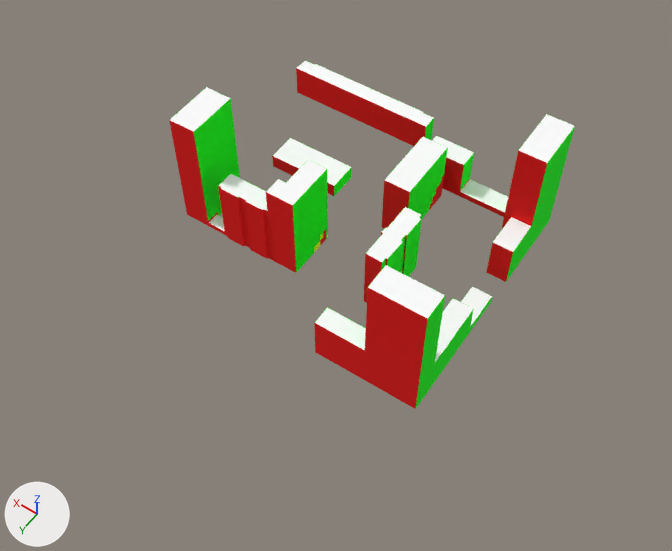
An edit to the glTF model Insalation_2.gltf, drawn before and after from the same camera.
Before and after are seen from a 50 mm camera at (-269.0, 401.0, 552.0) aimed at (-22.0, 55.0, 8.0). Arrows for +X, +Y and +Z are at lower left; the lights stay in place. Vertices at the same position are counted once.
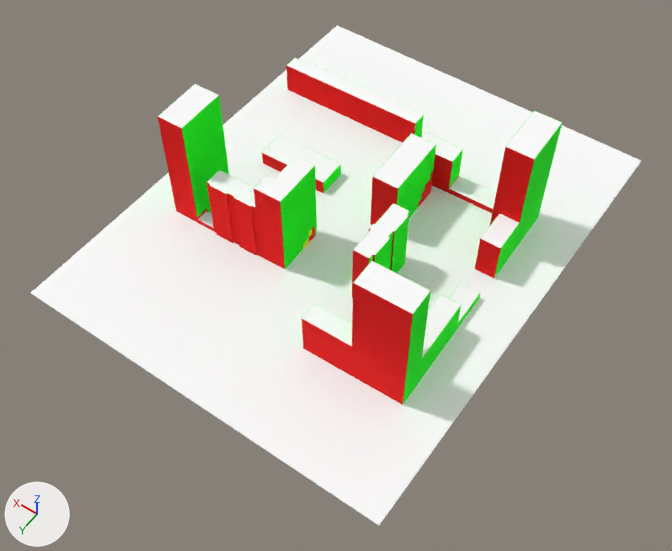
Where the change shows, as pixel boxes [x1, y1, x2, y2] in the pictures (672 x 551 px; the box of a moved part takes in the faces that stretch with it):
'Mesh_0', reshaped, moved, rescaled: before [169, 61, 575, 409]; after [31, 26, 641, 525]
part 1 of me_mesh_0, moved or reshaped: before [385, 137, 447, 192]; after [373, 133, 436, 188]
part 2 of me_mesh_0, moved or reshaped: before [381, 258, 386, 270]; after [369, 255, 373, 263]
part 3 of me_mesh_0, moved or reshaped: before [402, 235, 407, 273]; after [390, 231, 394, 270]
part 4 of me_mesh_0, moved or reshaped: before [364, 254, 382, 303]; after [352, 250, 369, 298]
part 5 of me_mesh_0, moved or reshaped: before [296, 68, 426, 146]; after [286, 65, 415, 143]
part 6 of me_mesh_0, moved or reshaped: before [442, 157, 464, 196]; after [432, 154, 452, 193]
part 7 of me_mesh_0, moved or reshaped: before [382, 180, 410, 228]; after [370, 177, 398, 225]
part 8 of me_mesh_0, moved or reshaped: before [408, 148, 448, 220]; after [397, 145, 436, 218]
part 9 of me_mesh_0, moved or reshaped: before [486, 242, 513, 282]; after [475, 239, 501, 278]
part 10 of me_mesh_0, moved or reshaped: before [459, 192, 505, 217]; after [448, 189, 493, 213]
part 11 of me_mesh_0, moved or reshaped (not visible afterwards): before [238, 197, 245, 246]
part 12 of me_mesh_0, moved or reshaped: before [221, 189, 244, 246]; after [209, 185, 233, 243]
part 13 of me_mesh_0, moved or reshaped (not visible before): after [226, 194, 234, 242]
part 14 of me_mesh_0, moved or reshaped: before [239, 197, 250, 248]; after [227, 193, 239, 245]
part 15 of me_mesh_0, rebuilt: before [403, 220, 421, 276]; after [375, 239, 390, 269]
part 16 of me_mesh_0, deleted: before [169, 61, 575, 409]
part 17 of me_mesh_0, built on: before [293, 114, 547, 311]; after [157, 58, 562, 405]
part 18 of me_mesh_0, added: after [31, 26, 641, 525]

What changed in the scene script:
```text
Change me_mesh_0:
    used by ob_mesh_0; location = (-129.0, 114.5, 0.3); scale = (0.0157, 0.0157, 0.0157)
    remove me_mesh_0.from_pydata(...)  # 14480 vertices, 53684 faces; spans x 0.0..16383.0, y -14538.0..0.0, z 0.0..6669.0
    add me_mesh_0.from_pydata(...)  # 14471 vertices, 53660 faces; spans x 0.0..13023.0, y -16383.0..0.0, z 0.0..4419.0
    me_mesh_0 part 1: the loose piece of 8 vertices spanning x 5537.0..7027.0, y -11440.0..-7871.0, z 0.0..3366.0 is scaled about its middle by 0.662, then moved by (-671.0, -3.0, -561.0)
    me_mesh_0 part 2: the loose piece of 66 vertices spanning x 4197.0..4210.0, y -3894.0..-3602.0, z 0.0..3493.0 is scaled about its middle by (0.692, 0.661, 0.661), then moved by (33.0, -2003.0, -582.0)
    me_mesh_0 part 3: the loose piece of 44 vertices spanning x 4163.0..4231.0, y -5524.0..-5511.0, z 0.0..3493.0 is scaled about its middle by (0.676, 0.615, 0.661), then moved by (35.0, -1404.0, -582.0)
    me_mesh_0 part 4: the loose piece of 110 vertices spanning x 4206.0..5066.0, y -3606.0..-3593.0, z 0.0..3493.0 is scaled about its middle by (0.661, 0.688, 0.661), then moved by (-113.0, -2053.0, -582.0)
    me_mesh_0 part 5: the loose piece of 408 vertices spanning x 8109.0..16375.0, y -13661.0..-13462.0, z 0.0..1715.0 is multiplied about its middle by the matrix ((0.661, 0.011, 0.0), (0.0, 0.663, 0.0), (0.0, 0.0, 0.662)), then moved by (-2689.0, 1320.0, -282.0)
    me_mesh_0 part 6: the loose piece of 140 vertices spanning x 4878.0..7044.0, y -11932.0..-11855.0, z 0.0..2223.0 is scaled about its middle by (0.661, 0.665, 0.661), then moved by (-562.0, 755.0, -367.0)
    me_mesh_0 part 7: the loose piece of 140 vertices spanning x 5536.0..6922.0, y -7916.0..-7863.0, z 0.0..3366.0 is turned 0 degrees about the z axis through its middle and scaled by 0.661, then moved by (-653.0, -601.0, -561.0)
    me_mesh_0 part 8: the loose piece of 300 vertices spanning x 5528.0..5645.0, y -11440.0..-7912.0, z 0.0..3366.0 is multiplied about its middle by the matrix ((0.661, 0.0, 0.0), (0.0, 0.661, 0.0), (0.0, 0.0, 0.661)), then moved by (-435.0, 4.0, -561.0)
    me_mesh_0 part 9: the loose piece of 84 vertices spanning x 218.0..1265.0, y -8454.0..-8411.0, z 0.0..2223.0 is scaled about its middle by 0.661, then moved by (1205.0, -417.0, -367.0)
    me_mesh_0 part 10: the loose piece of 56 vertices spanning x 1704.0..4886.0, y -12026.0..-11920.0, z 0.0..318.0 is multiplied about its middle by the matrix ((0.661, 0.019, 0.0), (0.0, 0.654, 0.0), (0.0, 0.0, 0.66)), then moved by (341.0, 782.0, -45.0)
    me_mesh_0 part 11: the loose piece of 44 vertices spanning x 11700.0..11716.0, y -3019.0..-2936.0, z 0.0..3493.0 is scaled about its middle by (0.646, 0.656, 0.661), then moved by (-1849.0, -2243.0, -583.0), in mat_красный (red #ff0000)
    me_mesh_0 part 12: the loose piece of 110 vertices spanning x 11708.0..12701.0, y -2941.0..-2898.0, z 0.0..3493.0 is scaled about its middle by 0.661, then moved by (-2676.0, -2283.0, -583.0)
    me_mesh_0 part 13: the loose piece of 44 vertices spanning x 12696.0..12712.0, y -2989.0..-2906.0, z 0.0..3493.0 is scaled about its middle by (0.646, 0.661, 0.661), then moved by (-3504.0, -2294.0, -583.0)
    me_mesh_0 part 14: the loose piece of 66 vertices spanning x 11293.0..11711.0, y -3036.0..-3011.0, z 0.0..3493.0 is scaled about its middle by (0.661, 0.682, 0.661), then moved by (-2438.0, -2248.0, -583.0)
    me_mesh_0 part 15: the loose piece of 132 vertices spanning x 4154.0..4167.0, y -6730.0..-5519.0, z 0.0..3493.0 is rebuilt with 132 vertices and now spans x 4169.0..4177.0, y -6656.0..-5847.0, z 9.0..2319.0
    me_mesh_0 part 16: 54 loose pieces with 9474 vertices, spanning x 0.0..16383.0, y -14538.0..0.0, z 0.0..6669.0, are deleted
    me_mesh_0 part 17: 2154 vertices removed from x 281.0..13951.0, y -13081.0..-1441.0, z 0.0..6351.0; 11611 vertices added at x 1456.0..12293.0, y -12888.0..-3272.0, z 8.0..4419.0
    me_mesh_0 part 18: 8 vertices added at x 0.0..13023.0, y -16383.0..0.0, z 0.0..9.0
Change ob_mesh_0:
    ob_mesh_0.location: (-129.0, 114.5, 0.3) -> (-155.0, 195.0, 0.8)
    ob_mesh_0.scale: (0.0157, 0.0157, 0.0157) -> (0.0238, 0.0238, 0.0238)
```
